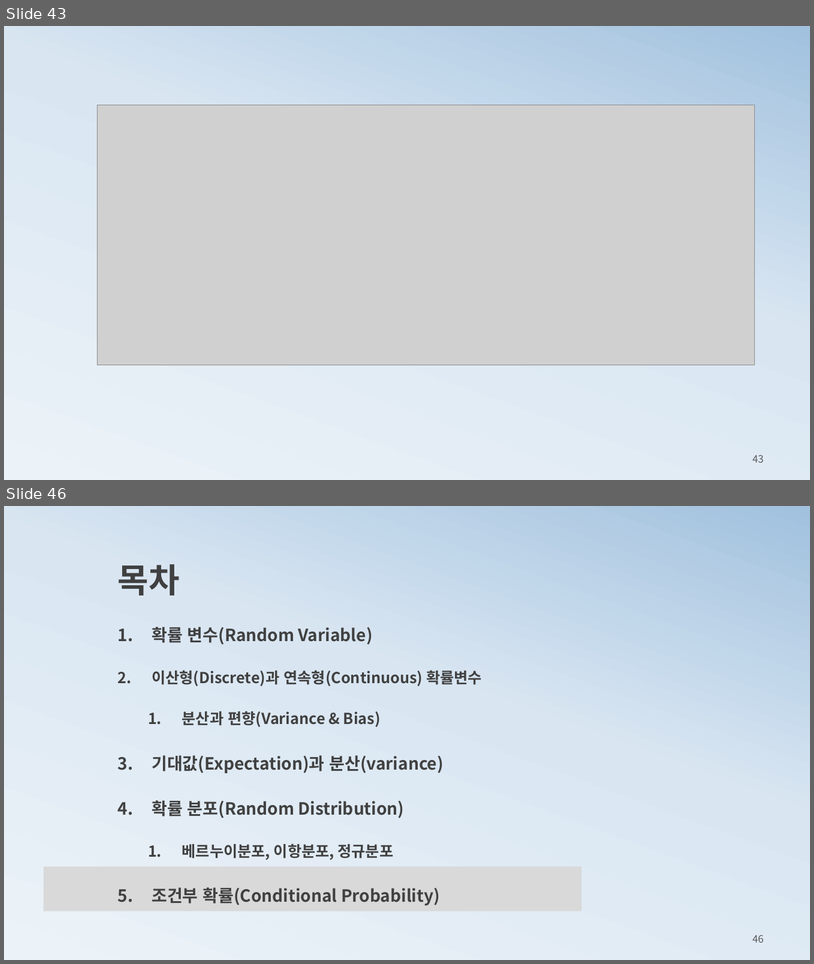
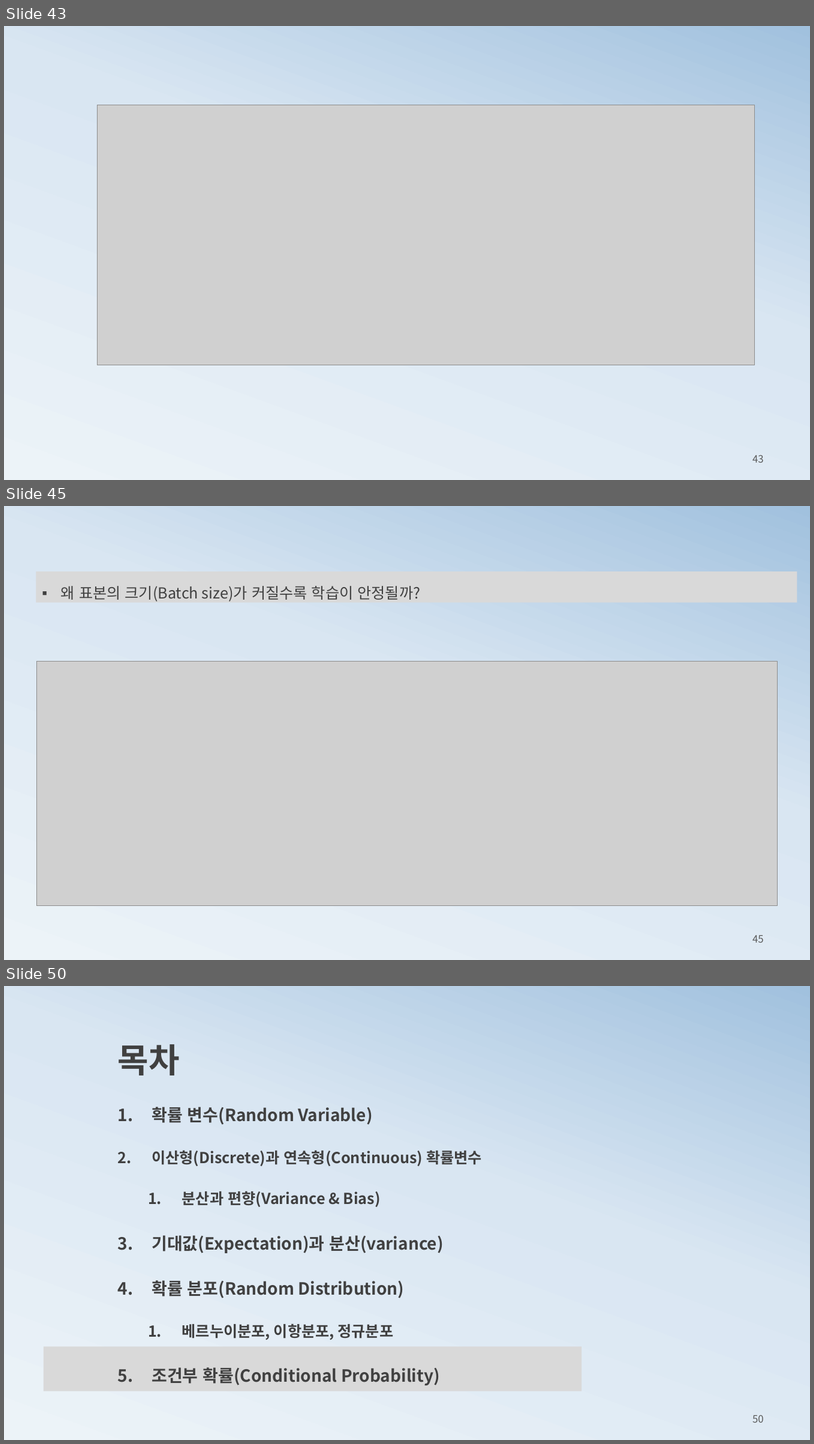
Before and after one commit to ancestor9/mathematics-for-machine-learning, a slide deck: 3_probability theory for machine learning.pptx. Shown one above the other, each under a label of ours: slides 43 and 46 before the commit, slides 43, 45 and 50 after it; the slides between them are not shown. The pictures are 814x964 and 814x1444 pixels, drawn with LibreOffice and Linux fonts; fonts in the diff are those of the drawing; grey boxes stand for pictures. Boxes give left, top, right and bottom in pixels: in the first picture for what was removed or moved away, otherwise in the second. Text is boxed around its words. In the diff, an @@ line names an element or a change of style, - is before the commit and + after.

```diff
--- a/3_probability theory for machine learning.pptx
+++ b/3_probability theory for machine learning.pptx
@@ slide 45 added at <box>4,506,810,960</box>, background gradient #ECF3F8 to #D9E6F2 to #A1C1DE @@
@@ rectangle added at <box>36,571,798,602</box>, fill #D9D9D9, 18 pt, text #404040 @@
+▪ 왜 표본의 크기(Batch size)가 커질수록 학습이 안정될까?
@@ picture added at <box>36,661,779,905</box> @@
@@ page number added at <box>753,934,764,942</box>, 12 pt, text #595959 @@
+45
@@ what was slide 46 is now slide 50 @@
@@ page number at <box>753,1414,764,1422</box>: text changed @@
-46
+50
```
Also in this commit, not shown: 1 slide changed, 5 other slides added, 2 slides removed, 1 other file.
